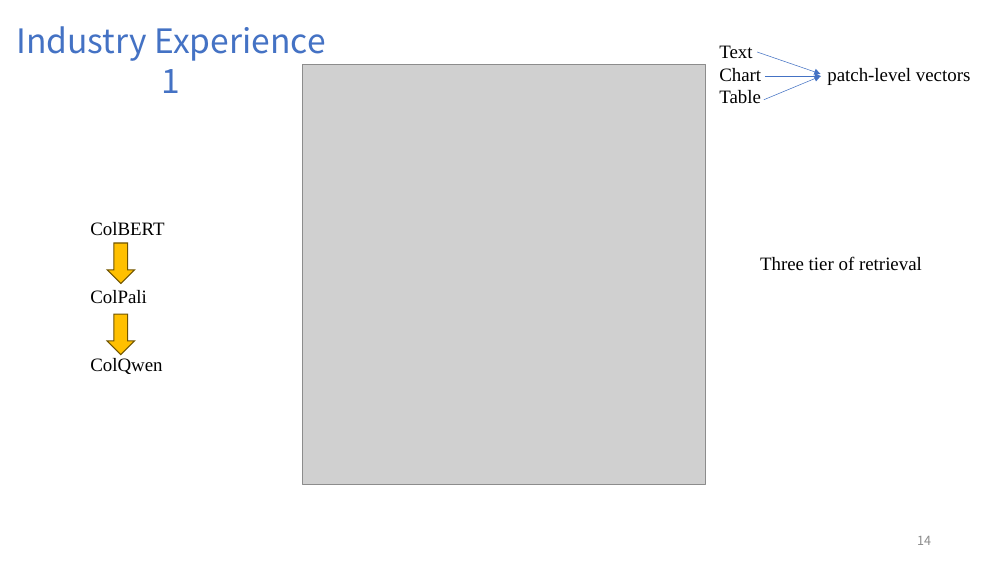
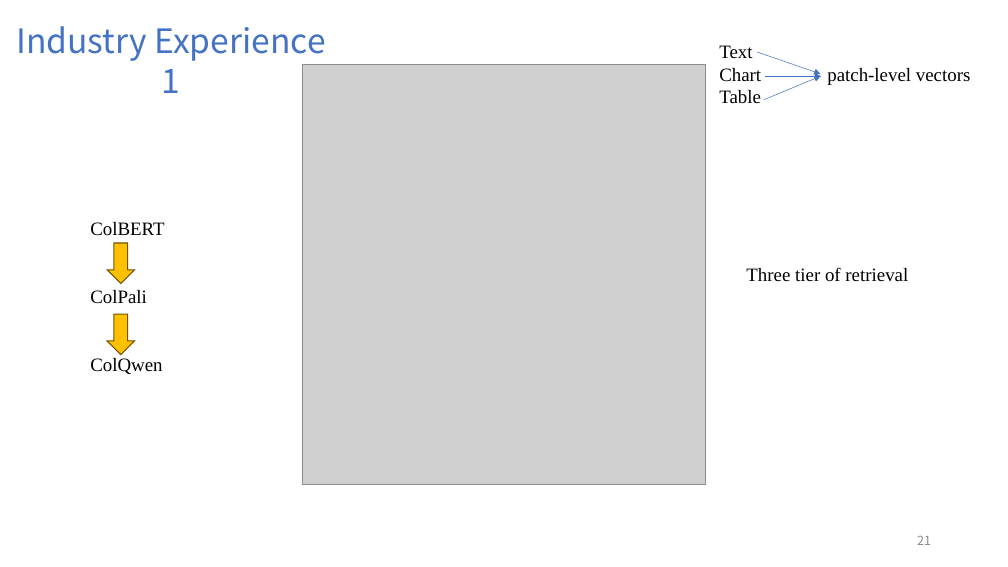
Before and after one commit to FriderickYu/Z3_Ex, a slide deck: slide 21 of Presentation.pptx (slide 14 before the commit). Drawn at 1008x567 pixels with LibreOffice and Linux fonts; fonts in the diff are those of the drawing; grey boxes stand for pictures. Boxes give left, top, right and bottom in pixels: in the first picture for what was removed or moved away, otherwise in the second. Text is boxed around its words. In the diff, an @@ line names an element or a change of style, - is before the commit and + after.

```diff
--- a/Presentation.pptx
+++ b/Presentation.pptx
@@ text "Three tier of retrieval": place and size @@
-text "Three tier of retrieval" at (760, 256, 922, 271)
+text "Three tier of retrieval" at (746, 267, 908, 282)
@@ page number at (917, 536, 931, 545): text changed @@
-14
+21
```
Also in this commit, not shown: 7 other slides changed, 8 slides added, 4 slides removed, 1 other file.
